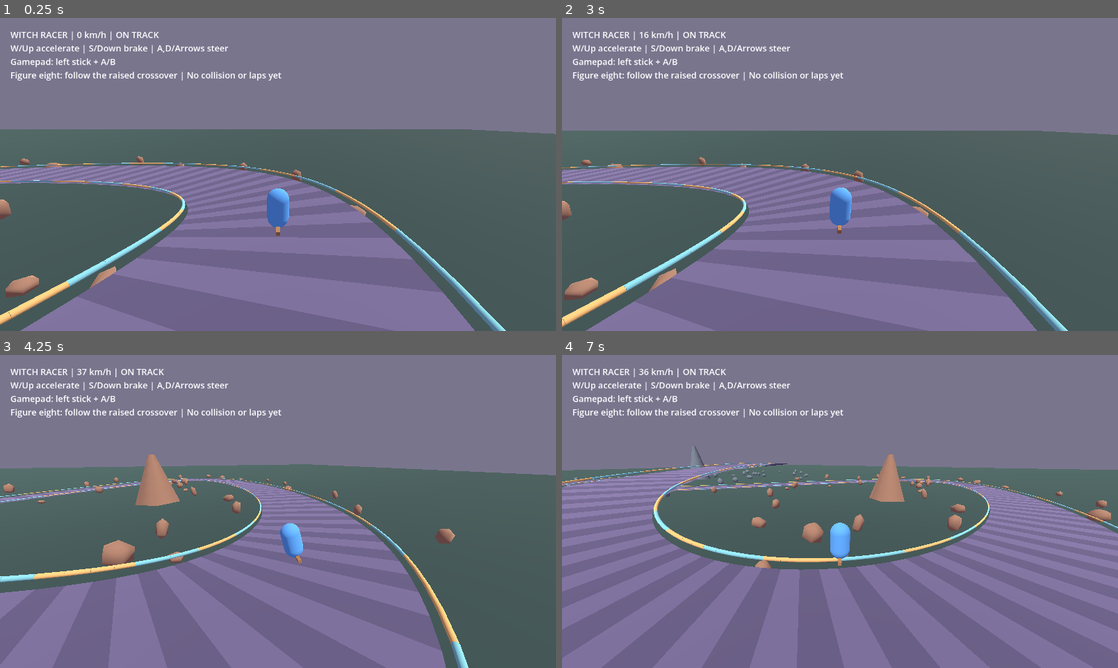
Above: before the commit, frames 1-4 (two rows, left to right).
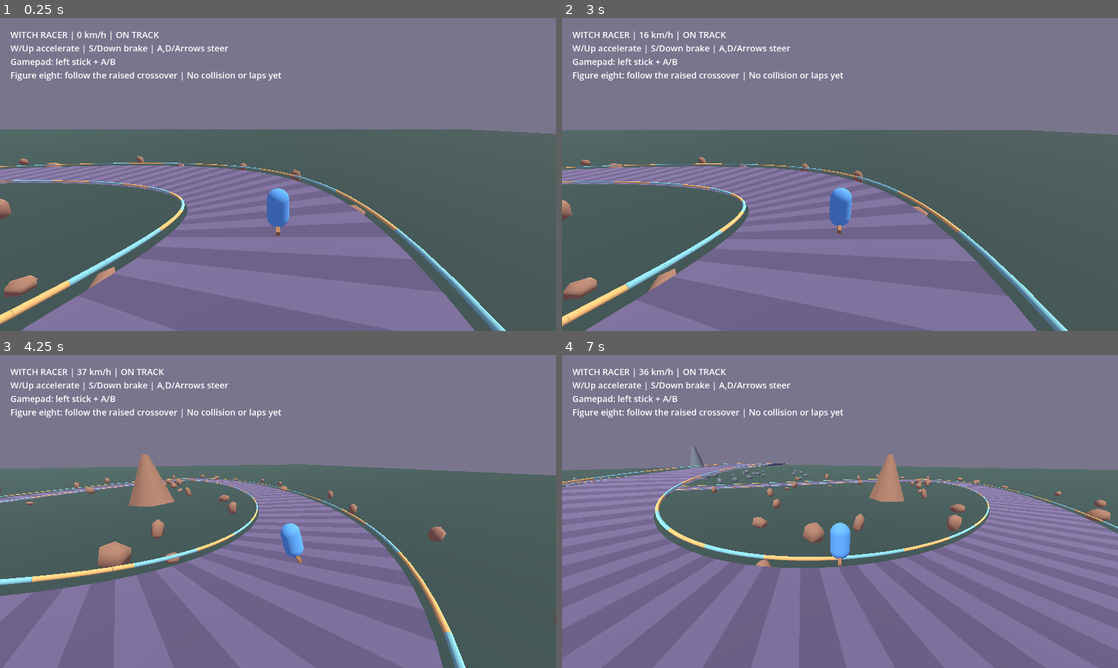
Above: after the commit, the same moments.

Repository: emknook/witch-racer
Game: Godot game, scene res://main.tscn
Same seed, same stepped clock (60 frames per second), same inputs: the game is played once before the commit and once after it.
Inputs:
- Up to frame 1 (0.25 s): no input
- Up to frame 2 (3 s): tap Enter at 0.5, 2 s; hold D 0.53-1.28 s; tap Space at 1.25, 2.75 s; hold S 1.28-2.03 s; hold D 2.03-2.78 s; hold W from 2.78 s (still down)
- Up to frame 3 (4.25 s): release W at 3.53 s; hold A from 3.53 s (still down)
- Up to frame 4 (7 s): release A at 5.03 s; hold S 5.03-5.78 s; hold D 5.78-6.53 s; tap Enter at 6.5 s; hold W from 6.53 s (still down)

The runs differ from the first frame. In frame 1, 0.4% of the frame differs, in the area x 0-89%, y 35-100%; in frame 2, 0.8%; in frame 3, 4.2%, in the area x 0-100%, y 31-100%; in frame 4, 1.8%.

Commit message:
feat: deterministic simulation update

Diff:
--- a/game/project.godot
+++ b/game/project.godot
@@ -1,13 +1,29 @@
+; Engine configuration file.
+; It's best edited using the editor UI and not directly,
+; since the parameters that go here are not all obvious.
+;
+; Format:
+;   [section] ; section goes between []
+;   param=value ; assign values to parameters
+
 config_version=5
 
 [application]
+
 config/name="Witch Racer Prototype"
 run/main_scene="res://main.tscn"
+config/features=PackedStringArray("4.7")
 
 [display]
+
 window/size/viewport_width=1280
 window/size/viewport_height=720
 
+[physics]
+
+common/physics_ticks_per_second=60
+
 [rendering]
+
 renderer/rendering_method="gl_compatibility"
 renderer/rendering_method.mobile="gl_compatibility"
--- a/game/race_prototype.gd
+++ b/game/race_prototype.gd
@@ -1,32 +1,33 @@
 extends Node3D
-## Minimal track-based arcade handling sandbox; geometry is generated at runtime.
-
-const RADIUS_X := 110.0
-const RADIUS_Z := 72.0
-const TRACK_SEGMENTS := 320
-const HOVER_HEIGHT := 1.5
-const HALF_WIDTH := 7.0
-const MAX_SPEED := 38.0
-const ACCELERATION := 22.0
-const BRAKING := 32.0
-const FRICTION := 9.0
-const TURN_SPEED := 2.2
-
-var speed := 0.0
-var heading := 0.0
+## Input adapter and presentation. Authoritative state lives in RaceSimulation.
+
+const Simulation = preload("res://simulation/race_simulation.gd")
+const TRACK_SEGMENTS := Simulation.SEGMENTS
+const HALF_WIDTH := Simulation.HALF_WIDTH / 1000.0
+
+var simulation := Simulation.new()
 var racer: Node3D
 var camera: Camera3D
 var hud: Label
 var track_centers := PackedVector3Array()
+var _previous_position := Vector3.ZERO
+var _current_position := Vector3.ZERO
+var _previous_heading := 0.0
+var _current_heading := 0.0
+var _visual_steering := 0.0
 
 func _ready() -> void:
+    if Engine.physics_ticks_per_second != Simulation.TICKS_PER_SECOND:
+        push_error("Race simulation requires 60 physics ticks per second.")
+        get_tree().quit(1)
+        return
     _create_environment()
     _create_track()
     _create_scenery()
     _create_racer()
     _create_camera_and_hud()
 
-func _physics_process(delta: float) -> void:
+func _physics_process(_delta: float) -> void:
     var accelerate := Input.is_key_pressed(KEY_W) or Input.is_key_pressed(KEY_UP)
     var brake := Input.is_key_pressed(KEY_S) or Input.is_key_pressed(KEY_DOWN)
     var steer := float(int(Input.is_key_pressed(KEY_D) or Input.is_key_pressed(KEY_RIGHT)) - int(Input.is_key_pressed(KEY_A) or Input.is_key_pressed(KEY_LEFT)))
@@ -37,26 +38,27 @@
             steer = axis
         accelerate = accelerate or Input.is_joy_button_pressed(pad, JOY_BUTTON_A)
         brake = brake or Input.is_joy_button_pressed(pad, JOY_BUTTON_B)
-    if brake:
-        speed = move_toward(speed, 0.0, BRAKING * delta)
-    elif accelerate:
-        speed = move_toward(speed, MAX_SPEED, ACCELERATION * delta)
-    else:
-        speed = move_toward(speed, 0.0, FRICTION * delta)
-    # Travel is along local +Z, so a right turn decreases Godot's Y rotation.
-    heading -= steer * TURN_SPEED * delta * clampf(speed / 15.0, 0.0, 1.0)
-    var forward := Vector3(sin(heading), 0.0, cos(heading))
-    racer.position += forward * speed * delta
-    var nearest := _nearest_track_position(racer.position - Vector3.UP * HOVER_HEIGHT)
-    var on_track := Vector2(racer.position.x - nearest.x, racer.position.z - nearest.z).length() <= HALF_WIDTH
-    var surface_height := nearest.y if on_track else 0.0
-    racer.position.y = lerpf(racer.position.y, surface_height + HOVER_HEIGHT, 1.0 - exp(-8.0 * delta))
-    racer.rotation.y = heading
+    # Quantize once at the input boundary. Replays/networking store these integers.
+    var steering := clampi(roundi(steer * 127.0), -127, 127)
+    _previous_position = _current_position
+    _previous_heading = _current_heading
+    simulation.step(accelerate, brake, steering)
+    _current_position = Vector3(simulation.x, simulation.y, simulation.z) / 1000.0
+    _current_heading = float(simulation.heading) * TAU / Simulation.TURN
+    _visual_steering = float(steering) / 127.0
+
+func _process(delta: float) -> void:
+    # Rendering may vary across machines. Nothing below feeds back into simulation.
+    var fraction := Engine.get_physics_interpolation_fraction()
+    racer.position = _previous_position.lerp(_current_position, fraction)
+    racer.rotation.y = lerp_angle(_previous_heading, _current_heading, fraction)
+    var forward := Vector3(sin(racer.rotation.y), 0.0, cos(racer.rotation.y))
     var body := racer.get_node("Body") as Node3D
-    body.rotation.z = lerpf(body.rotation.z, steer * 0.25, minf(1.0, 7.0 * delta))
+    body.rotation.z = lerpf(body.rotation.z, _visual_steering * 0.25, 1.0 - exp(-7.0 * delta))
     camera.global_position = camera.global_position.lerp(racer.position - forward * 10.0 + Vector3.UP * 5.5, minf(1.0, 5.0 * delta))
     camera.look_at(racer.position + forward * 5.0 + Vector3.UP * 1.1)
-    hud.text = "WITCH RACER | %d km/h | %s\nW/Up accelerate | S/Down brake | A,D/Arrows steer\nGamepad: left stick + A/B\nFigure eight: follow the raised crossover | No collision or laps yet" % [roundi(speed * 3.6), "ON TRACK" if on_track else "OFF TRACK"]
+    var speed_kmh := float(simulation.speed) * 3.6 / (Simulation.TICKS_PER_SECOND * 1000)
+    hud.text = "WITCH RACER | %d km/h | %s\nW/Up accelerate | S/Down brake | A,D/Arrows steer\nGamepad: left stick + A/B\nFigure eight: follow the raised crossover | No collision or laps yet" % [roundi(speed_kmh), "ON TRACK" if simulation.on_track else "OFF TRACK"]
 
 func _create_environment() -> void:
     var world := WorldEnvironment.new()
@@ -80,24 +82,11 @@
     add_child(ground)
 
 func _track_point(angle: float, offset: float) -> Vector3:
-    var center := Vector3(RADIUS_X * sin(angle), 3.0 * pow(1.0 + cos(angle), 2.0), RADIUS_Z * sin(2.0 * angle))
-    var tangent := Vector3(RADIUS_X * cos(angle), 0.0, 2.0 * RADIUS_Z * cos(2.0 * angle)).normalized()
-    var normal := Vector3(tangent.z, 0.0, -tangent.x)
-    return center + normal * offset
-
-func _nearest_track_position(point: Vector3) -> Vector3:
-    var nearest := track_centers[0]
-    var best_distance := INF
-    for i in range(TRACK_SEGMENTS):
-        var start := track_centers[i]
-        var segment := track_centers[i + 1] - start
-        var weight := clampf((point - start).dot(segment) / segment.length_squared(), 0.0, 1.0)
-        var candidate := start + segment * weight
-        var distance := point.distance_squared_to(candidate)
-        if distance < best_distance:
-            best_distance = distance
-            nearest = candidate
-    return nearest
+    var sample := fposmod(angle / TAU * TRACK_SEGMENTS, float(TRACK_SEGMENTS))
+    var index := floori(sample)
+    var start := simulation.track_point(index, roundi(offset * 1000.0))
+    var finish := simulation.track_point(index + 1, roundi(offset * 1000.0))
+    return Vector3(start[0], start[1], start[2]).lerp(Vector3(finish[0], finish[1], finish[2]), sample - index) / 1000.0
 
 func _create_track() -> void:
     for i in range(TRACK_SEGMENTS + 1):
@@ -144,11 +133,12 @@
 
 func _create_racer() -> void:
     racer = Node3D.new()
-    var start_angle := PI * 0.25
-    racer.position = _track_point(start_angle, 0.0) + Vector3.UP * HOVER_HEIGHT
-    var tangent := (_track_point(start_angle + 0.001, 0.0) - _track_point(start_angle, 0.0)).normalized()
-    heading = atan2(tangent.x, tangent.z)
-    racer.rotation.y = heading
+    _current_position = Vector3(simulation.x, simulation.y, simulation.z) / 1000.0
+    _previous_position = _current_position
+    _current_heading = float(simulation.heading) * TAU / Simulation.TURN
+    _previous_heading = _current_heading
+    racer.position = _current_position
+    racer.rotation.y = _current_heading
     add_child(racer)
     var body := Node3D.new()
     body.name = "Body"
@@ -173,7 +163,7 @@
     camera = Camera3D.new()
     camera.current = true
     camera.fov = 80.0
-    var forward := Vector3(sin(heading), 0.0, cos(heading))
+    var forward := Vector3(sin(_current_heading), 0.0, cos(_current_heading))
     camera.position = racer.position - forward * 10.0 + Vector3.UP * 5.5
     add_child(camera)
     var canvas := CanvasLayer.new()
--- /dev/null
+++ b/game/simulation/race_simulation.gd
@@ -0,0 +1,186 @@
+extends RefCounted
+@warning_ignore_start("integer_division")
+## Authoritative race state. Integer math only; no scene, clock, input or physics APIs.
+## Distances are millimetres. Division deliberately truncates towards zero.
+
+const RULES_VERSION := 1
+const TICKS_PER_SECOND := 60
+const TURN := 65536
+const TRIG_SCALE := 1000000
+const SEGMENTS := 320
+const HALF_WIDTH := 7000
+const HOVER_HEIGHT := 1500
+const WORLD_LIMIT := 1000000
+const MAX_SPEED := 38000 * TICKS_PER_SECOND
+const ACCELERATION := 22000
+const BRAKING := 32000
+const FRICTION := 9000
+const TURN_RATE := 22947 # Approximately 2.2 radians per second, in turns/65536.
+const STEER_DENOMINATOR := 127 * TICKS_PER_SECOND * 15000 * TICKS_PER_SECOND
+const MOVE_DENOMINATOR := TICKS_PER_SECOND * TICKS_PER_SECOND * TRIG_SCALE
+const SNAPSHOT_SIZE := 13
+
+# Arrays hold int64 coordinates; Vector3/Vector3i must not enter simulation math.
+var _centers: Array[PackedInt64Array] = []
+var _normals: Array[PackedInt64Array] = []
+var tick := 0
+var x := 0
+var y := 0
+var z := 0
+var speed := 0 # mm/s multiplied by tick rate, retaining acceleration fractions.
+var heading := TURN / 4
+var on_track := true
+var random_state := 84321
+var _turn_remainder := 0
+var _x_remainder := 0
+var _z_remainder := 0
+
+func _init() -> void:
+    for i in range(SEGMENTS):
+        var angle := i * TURN / SEGMENTS
+        var cosine := sine(angle + TURN / 4)
+        _centers.append(PackedInt64Array([
+            110000 * sine(angle) / TRIG_SCALE,
+            3000 * (TRIG_SCALE + cosine) * (TRIG_SCALE + cosine) / (TRIG_SCALE * TRIG_SCALE),
+            72000 * sine(2 * angle) / TRIG_SCALE,
+        ]))
+    for i in range(SEGMENTS):
+        var before := _centers[(i + SEGMENTS - 1) % SEGMENTS]
+        var after := _centers[(i + 1) % SEGMENTS]
+        var dx := after[0] - before[0]
+        var dz := after[2] - before[2]
+        var length := integer_sqrt(dx * dx + dz * dz)
+        _normals.append(PackedInt64Array([dz * TRIG_SCALE / length, -dx * TRIG_SCALE / length]))
+    var spawn := _centers[SEGMENTS / 8]
+    x = spawn[0]
+    y = spawn[1] + HOVER_HEIGHT
+    z = spawn[2]
+
+static func sine(angle: int) -> int:
+    # Bhaskara's rational approximation; fixed constants and int64 intermediates.
+    # Maximum intermediate is below 2^55. No platform-dependent libm calls.
+    angle = posmod(angle, TURN)
+    var sign_value := 1
+    if angle > TURN / 2:
+        angle -= TURN / 2
+        sign_value = -1
+    var product := angle * (TURN / 2 - angle)
+    return sign_value * 16 * product * TRIG_SCALE / (5 * (TURN / 2) * (TURN / 2) - 4 * product)
+
+static func integer_sqrt(value: int) -> int:
+    if value <= 0:
+        return 0
+    var estimate := value
+    var next := (estimate + 1) / 2
+    while next < estimate:
+        estimate = next
+        next = (estimate + value / estimate) / 2
+    return estimate
+
+func track_point(index: int, offset: int = 0) -> PackedInt64Array:
+    index = posmod(index, SEGMENTS)
+    var center := _centers[index]
+    var normal := _normals[index]
+    return PackedInt64Array([
+        center[0] + normal[0] * offset / TRIG_SCALE,
+        center[1],
+        center[2] + normal[1] * offset / TRIG_SCALE,
+    ])
+
+func nearest_track_point(px: int, py: int, pz: int) -> PackedInt64Array:
+    var nearest := _centers[0]
+    var best_distance := 9223372036854775807
+    for i in range(SEGMENTS):
+        var start := _centers[i]
+        var finish := _centers[(i + 1) % SEGMENTS]
+        var dx := finish[0] - start[0]
+        var dy := finish[1] - start[1]
+        var dz := finish[2] - start[2]
+        var length_squared := dx * dx + dy * dy + dz * dz
+        var dot := (px - start[0]) * dx + (py - start[1]) * dy + (pz - start[2]) * dz
+        var weight := clampi(dot * TRIG_SCALE / length_squared, 0, TRIG_SCALE)
+        var candidate := PackedInt64Array([
+            start[0] + dx * weight / TRIG_SCALE,
+            start[1] + dy * weight / TRIG_SCALE,
+            start[2] + dz * weight / TRIG_SCALE,
+        ])
+        var distance := (px - candidate[0]) * (px - candidate[0]) + (py - candidate[1]) * (py - candidate[1]) + (pz - candidate[2]) * (pz - candidate[2])
+        # Strict comparison resolves equal distances in ascending segment order.
+        if distance < best_distance:
+            best_distance = distance
+            nearest = candidate
+    return nearest
+
+func step(accelerate: bool, brake: bool, steering: int) -> void:
+    steering = clampi(steering, -127, 127)
+    if brake:
+        speed = maxi(0, speed - BRAKING)
+    elif accelerate:
+        speed = mini(MAX_SPEED, speed + ACCELERATION)
+    else:
+        speed = maxi(0, speed - FRICTION)
+    var turn_numerator := -steering * TURN_RATE * mini(speed, 15000 * TICKS_PER_SECOND) + _turn_remainder
+    heading = posmod(heading + turn_numerator / STEER_DENOMINATOR, TURN)
+    _turn_remainder = turn_numerator % STEER_DENOMINATOR
+    var move_x := sine(heading) * speed + _x_remainder
+    var move_z := sine(heading + TURN / 4) * speed + _z_remainder
+    x = clampi(x + move_x / MOVE_DENOMINATOR, -WORLD_LIMIT, WORLD_LIMIT)
+    z = clampi(z + move_z / MOVE_DENOMINATOR, -WORLD_LIMIT, WORLD_LIMIT)
+    _x_remainder = move_x % MOVE_DENOMINATOR
+    _z_remainder = move_z % MOVE_DENOMINATOR
+    var nearest := nearest_track_point(x, y - HOVER_HEIGHT, z)
+    var dx := x - nearest[0]
+    var dz := z - nearest[2]
+    on_track = dx * dx + dz * dz <= HALF_WIDTH * HALF_WIDTH
+    var target_y := (nearest[1] if on_track else 0) + HOVER_HEIGHT
+    var difference := target_y - y
+    var rise := difference / 8
+    if rise == 0 and difference != 0:
+        rise = 1 if difference > 0 else -1
+    y += rise
+    tick += 1
+
+func next_random() -> int:
+    # Gameplay RNG, separate from cosmetic Godot RNG. State is saved for rollback.
+    random_state = (1103515245 * random_state + 12345) & 0x7fffffff
+    return random_state
+
+func snapshot() -> PackedInt64Array:
+    return PackedInt64Array([RULES_VERSION, tick, x, y, z, speed, heading,
+        int(on_track), random_state, _turn_remainder, _x_remainder, _z_remainder, TICKS_PER_SECOND])
+
+func restore(state: PackedInt64Array) -> bool:
+    # Validate before mutation. Bounds also guarantee safe int64 intermediates.
+    if state.size() != SNAPSHOT_SIZE:
+        return false
+    if state[0] != RULES_VERSION or state[12] != TICKS_PER_SECOND or state[1] < 0:
+        return false
+    if state[2] < -WORLD_LIMIT or state[2] > WORLD_LIMIT or state[3] < 0 or state[3] > 13500 or state[4] < -WORLD_LIMIT or state[4] > WORLD_LIMIT:
+        return false
+    if state[5] < 0 or state[5] > MAX_SPEED or state[6] < 0 or state[6] >= TURN:
+        return false
+    if state[7] not in [0, 1] or state[8] < 0 or state[8] > 0x7fffffff:
+        return false
+    if state[9] <= -STEER_DENOMINATOR or state[9] >= STEER_DENOMINATOR:
+        return false
+    if state[10] <= -MOVE_DENOMINATOR or state[10] >= MOVE_DENOMINATOR or state[11] <= -MOVE_DENOMINATOR or state[11] >= MOVE_DENOMINATOR:
+        return false
+    tick = state[1]
+    x = state[2]
+    y = state[3]
+    z = state[4]
+    speed = state[5]
+    heading = state[6]
+    on_track = state[7] == 1
+    random_state = state[8]
+    _turn_remainder = state[9]
+    _x_remainder = state[10]
+    _z_remainder = state[11]
+    return true
+
+func canonical_state() -> String:
+    # Decimal int64 text avoids endian, float and Variant serialization differences.
+    var fields := PackedStringArray()
+    for value in snapshot():
+        fields.append(str(value))
+    return ",".join(fields)
--- /dev/null
+++ b/game/tests/test_determinism.gd
@@ -0,0 +1,145 @@
+extends SceneTree
+## Run: Godot --headless --path game --script res://tests/test_determinism.gd
+
+const Simulation = preload("res://simulation/race_simulation.gd")
+const REPLAY_TICKS := 3600
+const GOLDEN_PATH := "res://tests/replay.sha256"
+var failures := 0
+
+func _initialize() -> void:
+    _test_math()
+    _test_handling()
+    _test_track()
+    _test_snapshots()
+    var first := _replay_digest()
+    var second := _replay_digest()
+    _check(first == second, "Independent replay runs must match at every tick")
+    if FileAccess.file_exists(GOLDEN_PATH):
+        var expected := FileAccess.get_file_as_string(GOLDEN_PATH).strip_edges()
+        _check(first == expected, "Replay differs from the cross-platform golden: " + first)
+    else:
+        _check(false, "Missing golden replay fixture. Observed digest: " + first)
+    print("Replay SHA-256: ", first)
+    print("Deterministic simulation checks: ", "PASS" if failures == 0 else "FAIL (%d)" % failures)
+    quit(0 if failures == 0 else 1)
+
+func _check(condition: bool, message: String) -> void:
+    if not condition:
+        failures += 1
+        push_error(message)
+
+func _test_math() -> void:
+    _check(Simulation.sine(0) == 0, "sin(0)")
+    _check(Simulation.sine(16384) == 1000000, "sin(quarter turn)")
+    _check(Simulation.sine(32768) == 0, "sin(half turn)")
+    _check(Simulation.sine(49152) == -1000000, "sin(three-quarter turn)")
+    for angle in range(0, 65536, 193):
+        _check(Simulation.sine(angle) == -Simulation.sine(-angle), "Sine odd symmetry")
+        _check(Simulation.sine(angle) == Simulation.sine(angle + 65536), "Sine period")
+    for value in [0, 1, 2, 3, 4, 49, 50, 1000000000000]:
+        var root := Simulation.integer_sqrt(value)
+        _check(root * root <= value and (root + 1) * (root + 1) > value, "Integer square root floor")
+
+func _test_handling() -> void:
+    var race := Simulation.new()
+    var start_x: int = race.x
+    var start_z: int = race.z
+    for i in range(60):
+        race.step(true, false, 0)
+    _check(race.speed == 22000 * 60, "Exactly 22 m/s after one second of acceleration")
+    _check(race.x > start_x and race.z == start_z, "Spawn heads along +X")
+    for i in range(60):
+        race.step(true, false, 0)
+    _check(race.speed == Simulation.MAX_SPEED, "Speed cap")
+    for i in range(120):
+        race.step(true, true, 0)
+    _check(race.speed == 0, "Brake takes priority and stops without reversing")
+    var left := Simulation.new()
+    var right := Simulation.new()
+    for race_state in [left, right]:
+        var state: PackedInt64Array = race_state.snapshot()
+        state[2] = 0
+        state[3] = 1500
+        state[4] = 0
+        state[6] = 0
+        _check(race_state.restore(state), "Restore symmetry starting state")
+    for i in range(600):
+        left.step(true, false, -127)
+        right.step(true, false, 127)
+        _check(left.x == -right.x and left.z == right.z, "Left/right travel symmetry")
+        _check(left.heading == posmod(-right.heading, Simulation.TURN), "Left/right heading symmetry")
+    _check(right.tick == 600, "One step equals one tick")
+    var boundary := race.snapshot()
+    boundary[2] = Simulation.WORLD_LIMIT
+    boundary[6] = Simulation.TURN / 4
+    boundary[5] = Simulation.MAX_SPEED
+    _check(race.restore(boundary), "Restore at world boundary")
+    race.step(true, false, 0)
+    _check(race.x == Simulation.WORLD_LIMIT, "World boundary clamps safely")
+
+func _test_track() -> void:
+    var race := Simulation.new()
+    _check(race.track_point(0) == race.track_point(Simulation.SEGMENTS), "Closed track")
+    var upper: PackedInt64Array = race.nearest_track_point(0, 12000, 0)
+    var lower: PackedInt64Array = race.nearest_track_point(0, 0, 0)
+    _check(upper == PackedInt64Array([0, 12000, 0]), "Upper crossover branch")
+    _check(lower == PackedInt64Array([0, 0, 0]), "Lower crossover branch")
+    var state: PackedInt64Array = race.snapshot()
+    state[2] = 0
+    state[3] = 13500
+    state[4] = 0
+    _check(race.restore(state), "Restore upper crossing")
+    race.step(false, false, 0)
+    _check(race.on_track and race.y == 13500, "Upper crossing stays on bridge")
+    state[3] = 1500
+    _check(race.restore(state), "Restore lower crossing")
+    race.step(false, false, 0)
+    _check(race.on_track and race.y == 1500, "Lower crossing stays under bridge")
+    state[2] = 500000
+    state[4] = 500000
+    _check(race.restore(state), "Restore off track")
+    race.step(false, false, 0)
+    _check(not race.on_track, "Off-track classification")
+
+func _test_snapshots() -> void:
+    var race := Simulation.new()
+    for i in range(731):
+        _advance(race, i)
+    var saved: PackedInt64Array = race.snapshot()
+    for i in range(731, 1500):
+        _advance(race, i)
+    var expected: String = race.canonical_state()
+    _check(race.restore(saved), "Restore complete simulation snapshot")
+    for i in range(731, 1500):
+        _advance(race, i)
+    _check(race.canonical_state() == expected, "Rollback preserves sub-millimetre remainders and RNG")
+    var invalid := saved.duplicate()
+    invalid[0] += 1
+    _check(not race.restore(invalid), "Reject incompatible rules version")
+    invalid = saved.duplicate()
+    invalid[2] = Simulation.WORLD_LIMIT + 1
+    _check(not race.restore(invalid), "Reject unsafe coordinate range")
+    _check(not race.restore(PackedInt64Array()), "Reject truncated snapshot")
+    _check(race.canonical_state() == expected, "Invalid restore is atomic")
+
+func _advance(race: RefCounted, index: int) -> void:
+    var phase := index % 960
+    var steering := 0 if phase < 240 else (74 if phase < 480 else (-127 if phase < 720 else 31))
+    race.step(index % 420 < 330, index % 420 >= 360, steering)
+    if index % 97 == 0:
+        race.next_random()
+
+func _replay_digest() -> String:
+    var race := Simulation.new()
+    var hash_context := HashingContext.new()
+    hash_context.start(HashingContext.HASH_SHA256)
+    # Include all road vertices, not just the final racer state.
+    for i in range(Simulation.SEGMENTS):
+        for offset in [-Simulation.HALF_WIDTH, 0, Simulation.HALF_WIDTH]:
+            var point: PackedInt64Array = race.track_point(i, offset)
+            hash_context.update(("%d,%d,%d;" % [point[0], point[1], point[2]]).to_utf8_buffer())
+    hash_context.update((race.canonical_state() + "\n").to_utf8_buffer())
+    for i in range(REPLAY_TICKS):
+        _advance(race, i)
+        hash_context.update((race.canonical_state() + "\n").to_utf8_buffer())
+    return hash_context.finish().hex_encode()
Not shown, added: game/simulation/race_simulation.gd.uid
Not shown, added: game/tests/test_determinism.gd.uid
Not shown, added: docs/architecture/deterministic-simulation.md
Not shown, added: game/tests/replay.sha256
